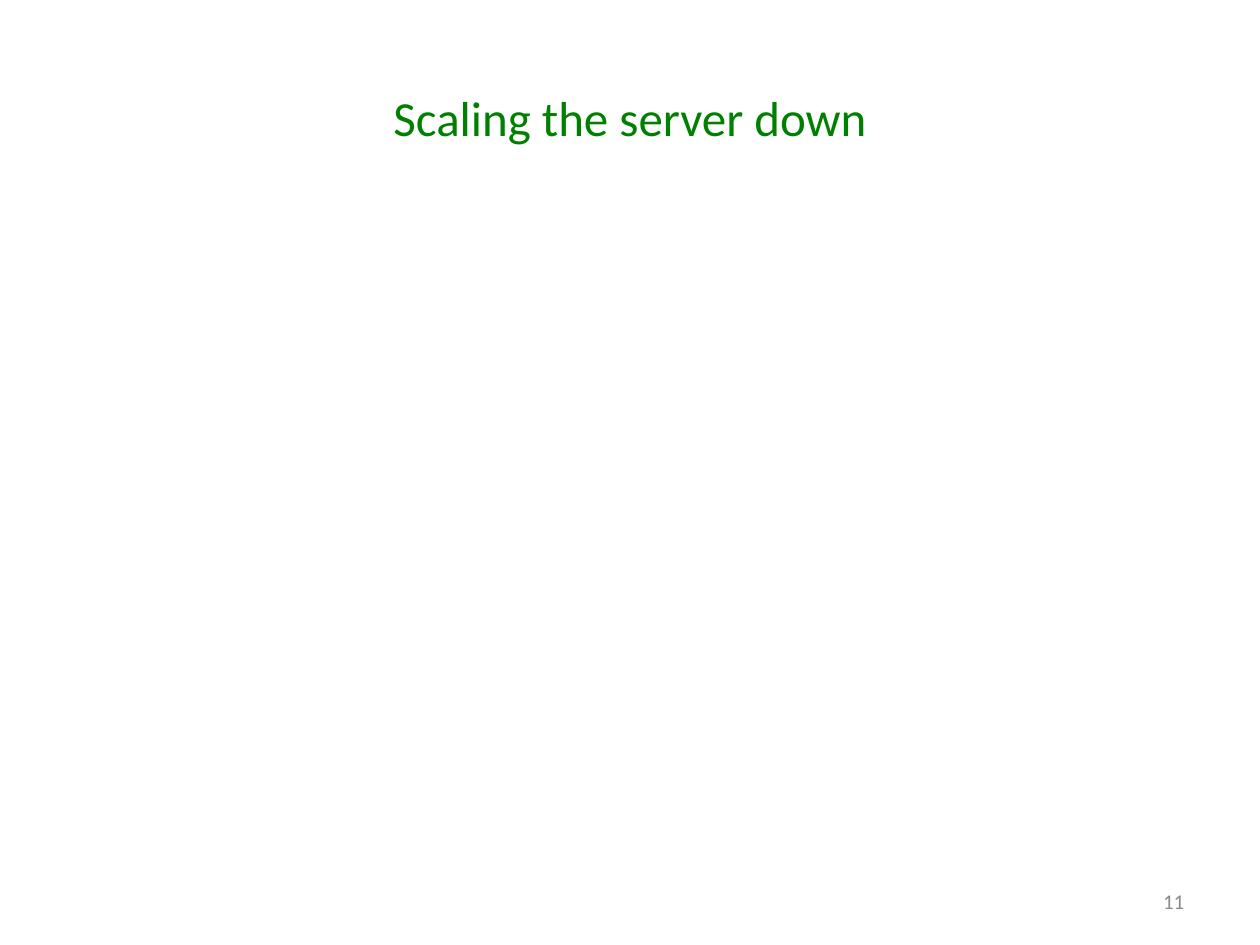
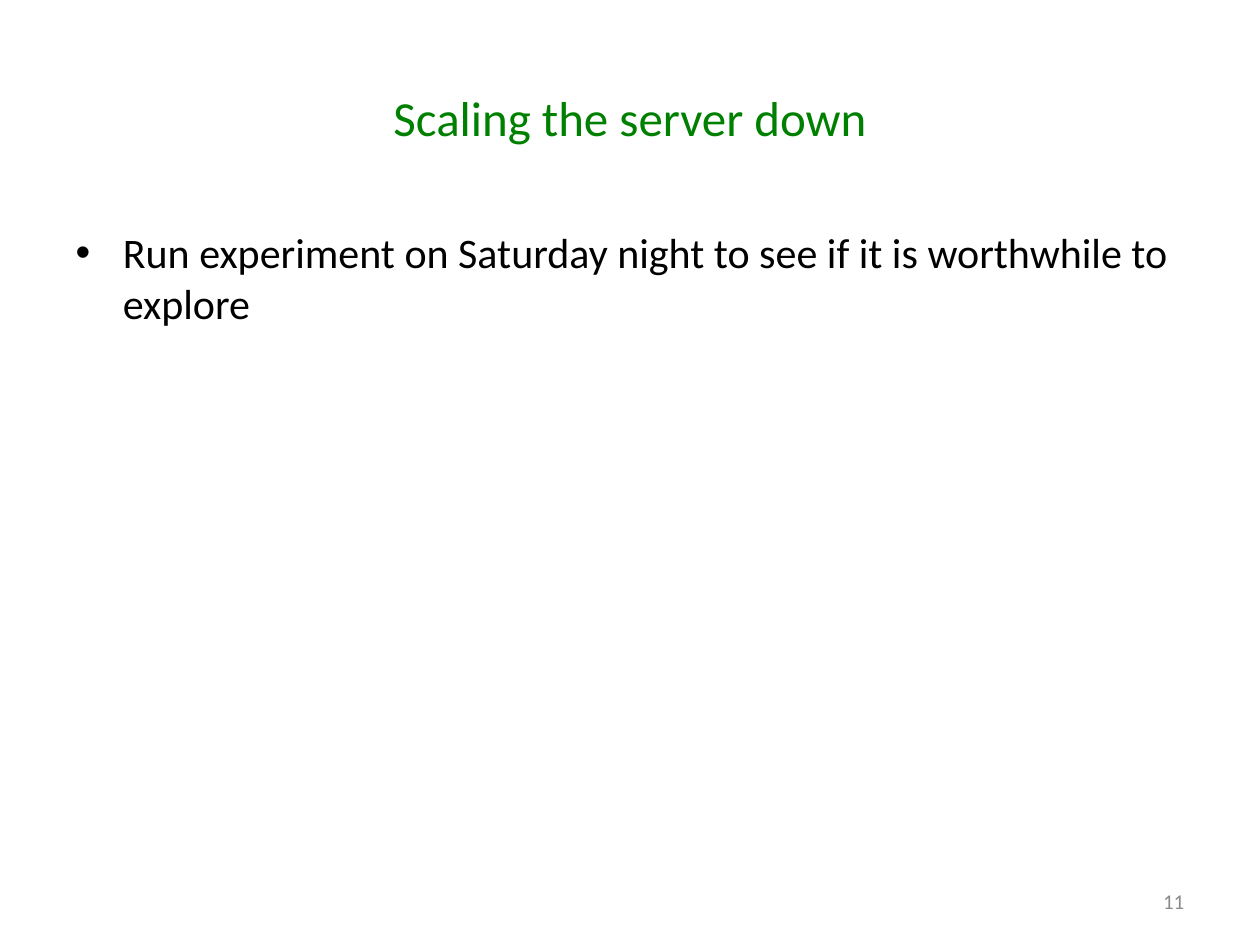
Before and after one commit to godares79/CS848-Project, a slide deck: slide 11 of PresentationSlides/Presentation.pptx. Drawn at 1260x945 pixels with LibreOffice and Linux fonts; fonts in the diff are those of the drawing. Boxes give left, top, right and bottom in pixels: in the first picture for what was removed or moved away, otherwise in the second. Text is boxed around its words. In the diff, an @@ line names an element or a change of style, - is before the commit and + after.

```diff
--- a/PresentationSlides/Presentation.pptx
+++ b/PresentationSlides/Presentation.pptx
@@ text added at [123, 238, 1167, 326], 24 pt, text #000000 @@
+• Run experiment on Saturday night to see if it is worthwhile to explore
```
Also in this commit, not shown: 4 other slides changed.
